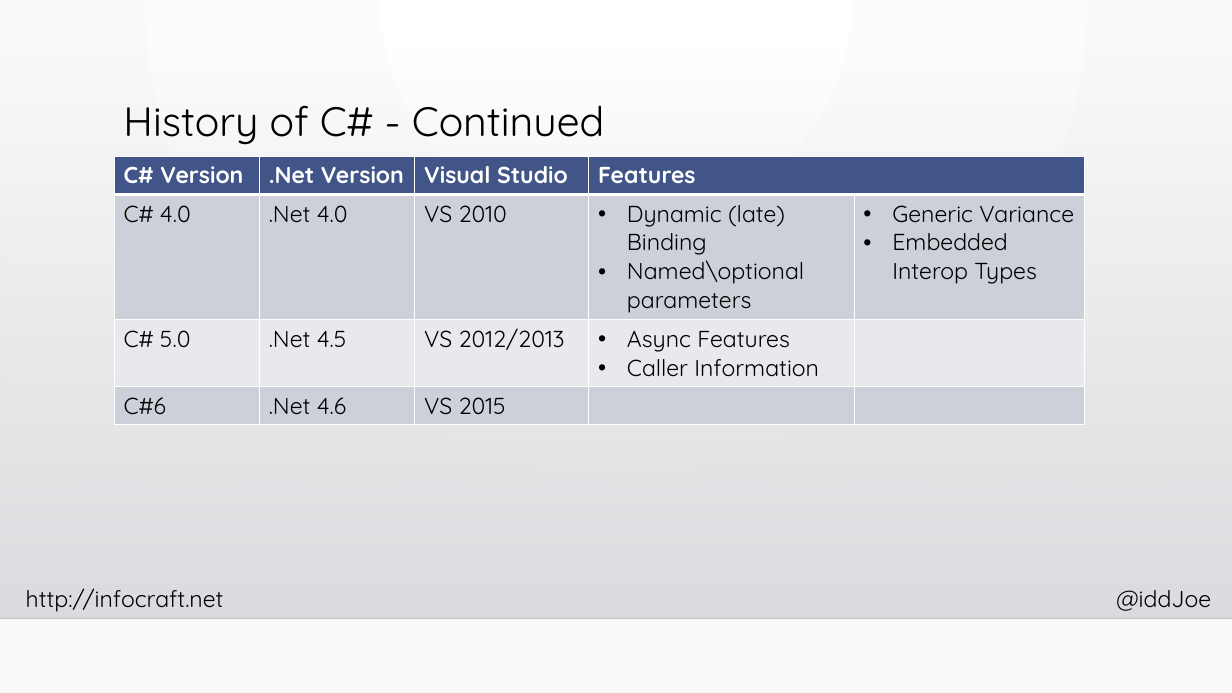
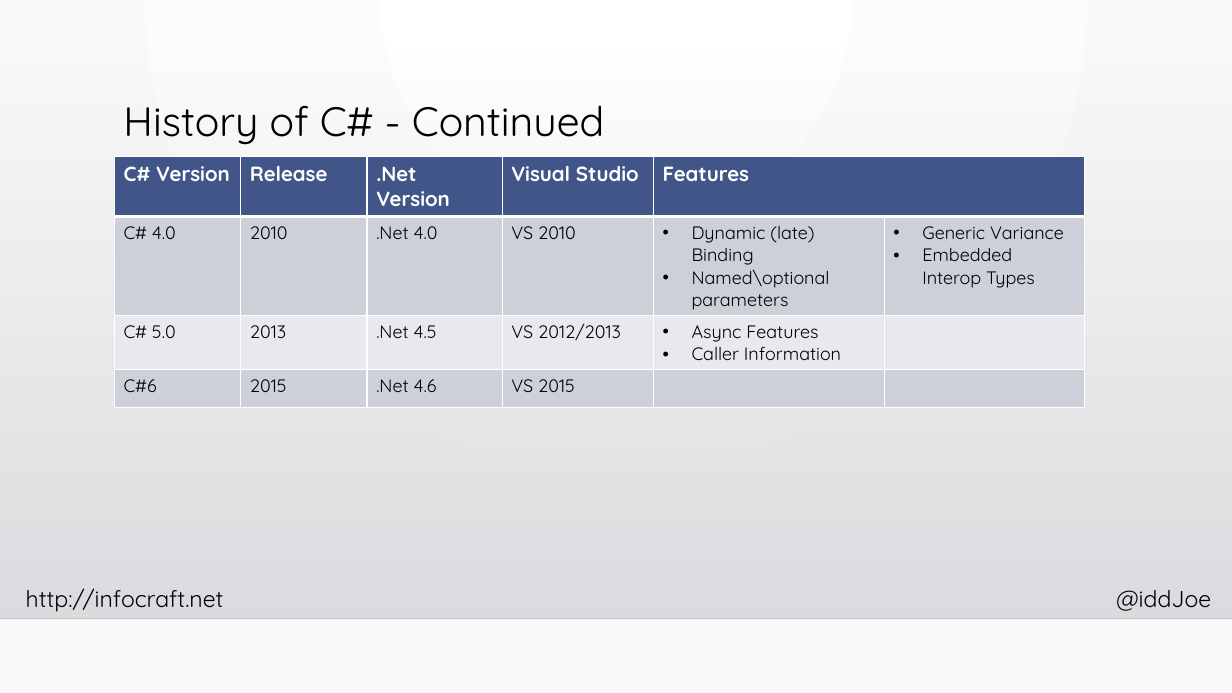
Before and after one commit to InfoCraftDotNet/CSharp-6-New-Language-Features, a slide deck: slide 4 of Slides/CSharp-6-New-Language-Features.pptx. Drawn at 1232x693 pixels with LibreOffice and Linux fonts; fonts in the diff are those of the drawing; background and template pictures are left out. Boxes give left, top, right and bottom in pixels: in the first picture for what was removed or moved away, otherwise in the second. Text is boxed around its words. In the diff, an @@ line names an element or a change of style, - is before the commit and + after.

```diff
--- a/Slides/CSharp-6-New-Language-Features.pptx
+++ b/Slides/CSharp-6-New-Language-Features.pptx
@@ table at bbox=[115, 156, 1086, 400] @@
+column 2: Release | 2010 | 2013 | 2015
```
Also in this commit, not shown: 1 other slide changed, 2 other files.
